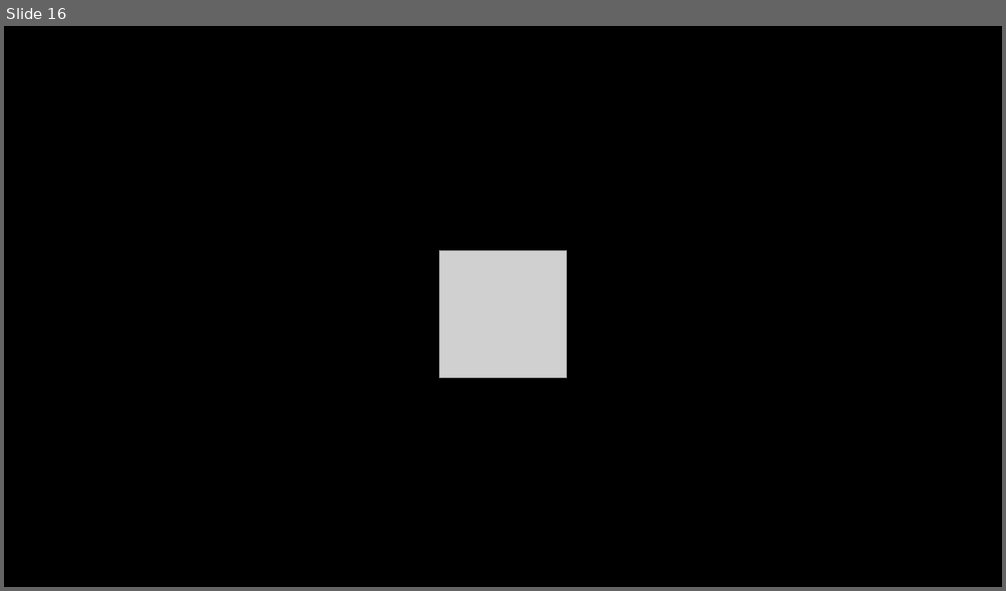
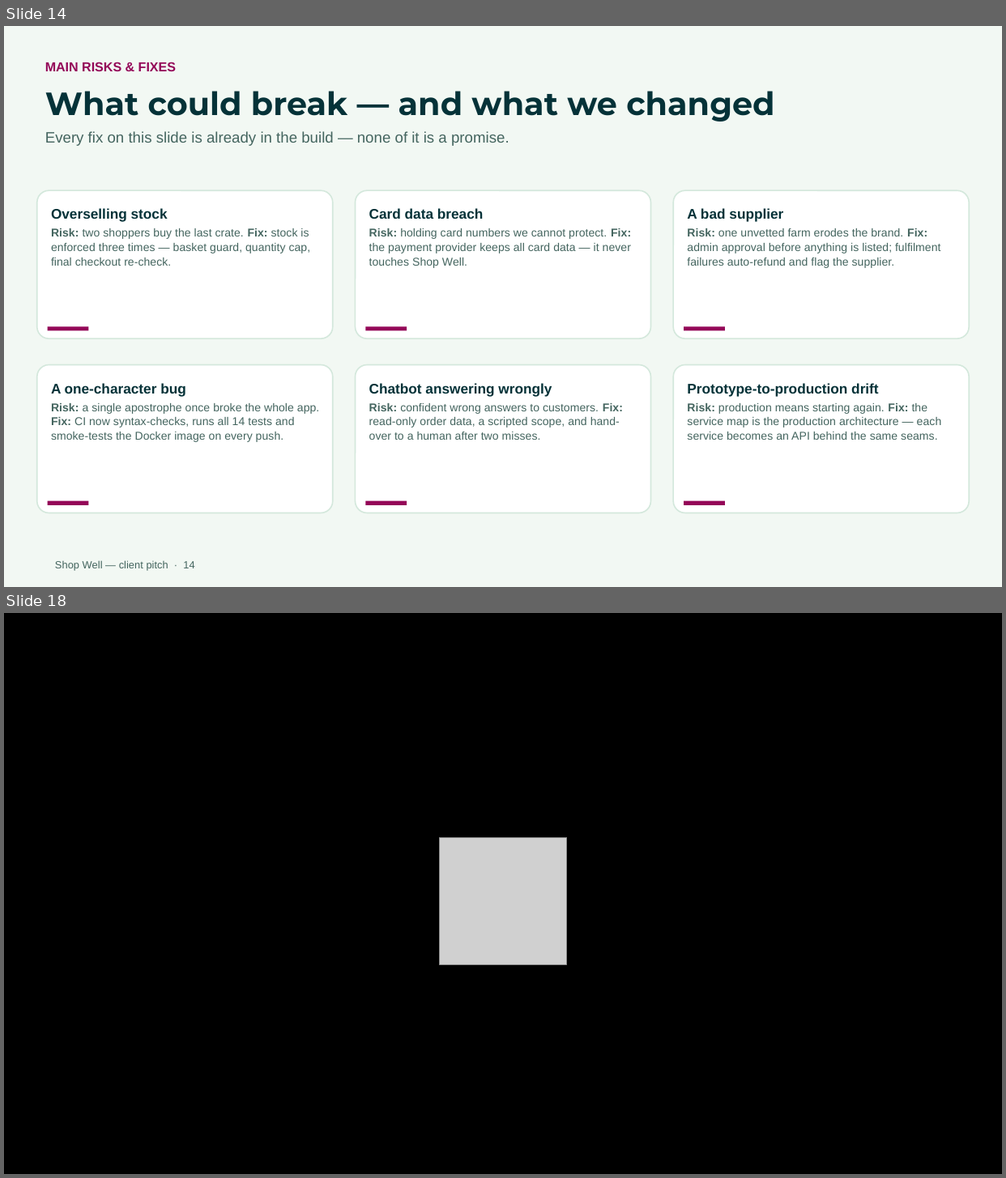
Before and after one commit to George-Pulickan/shopwell, a slide deck: pitch/ShopWell-Pitch.pptx. Shown one above the other, each under a label of ours: slide 16 before the commit, slides 14 and 18 after it; the slides between them are not shown. The pictures are 1006x591 and 1006x1178 pixels, drawn with LibreOffice and Linux fonts; fonts in the diff are those of the drawing; grey boxes stand for pictures; background and template pictures are left out. Boxes give left, top, right and bottom in pixels: in the first picture for what was removed or moved away, otherwise in the second. Text is boxed around its words. In the diff, an @@ line names an element or a change of style, - is before the commit and + after.

```diff
--- a/pitch/ShopWell-Pitch.pptx
+++ b/pitch/ShopWell-Pitch.pptx
@@ slide 14 added at <box>4,26,1002,587</box>, background #000000 @@
@@ rectangle added at <box>4,26,1002,587</box>, fill #F2F8F3 @@
@@ text added at <box>45,62,774,146</box>, 10.9 pt, text #44655F @@
+MAIN RISKS & FIXES
+What could break — and what we changed
+Every fix on this slide is already in the build — none of it is a promise.
@@ rounded rectangle added at <box>37,190,332,339</box>, fill #FFFFFF, outline #D4E8DC 0.94 pt, 8.2 pt, text #44655F @@
+Overselling stock
+Risk: two shoppers buy the last crate. Fix: stock is enforced three times — basket guard, quantity cap, final checkout re-check.
@@ rounded rectangle added at <box>356,190,650,339</box>, fill #FFFFFF, outline #D4E8DC 0.94 pt, 8.2 pt, text #44655F @@
+Card data breach
+Risk: holding card numbers we cannot protect. Fix: the payment provider keeps all card data — it never touches Shop Well.
@@ rounded rectangle added at <box>674,190,969,339</box>, fill #FFFFFF, outline #D4E8DC 0.94 pt, 8.2 pt, text #44655F @@
+A bad supplier
+Risk: one unvetted farm erodes the brand. Fix: admin approval before anything is listed; fulfilment failures auto-refund and flag the supplier.
@@ rectangle added at <box>48,327,89,331</box>, fill #940758 @@
@@ rectangle added at <box>365,327,406,331</box>, fill #940758 @@
@@ rectangle added at <box>684,327,725,331</box>, fill #940758 @@
@@ rounded rectangle added at <box>37,365,332,514</box>, fill #FFFFFF, outline #D4E8DC 0.94 pt, 8.2 pt, text #44655F @@
+A one-character bug
+Risk: a single apostrophe once broke the whole app. Fix: CI now syntax-checks, runs all 14 tests and smoke-tests the Docker image on every push.
@@ rounded rectangle added at <box>356,365,650,514</box>, fill #FFFFFF, outline #D4E8DC 0.94 pt, 8.2 pt, text #44655F @@
+Chatbot answering wrongly
+Risk: confident wrong answers to customers. Fix: read-only order data, a scripted scope, and hand-over to a human after two misses.
@@ rounded rectangle added at <box>674,365,969,514</box>, fill #FFFFFF, outline #D4E8DC 0.94 pt, 8.2 pt, text #44655F @@
+Prototype-to-production drift
+Risk: production means starting again. Fix: the service map is the production architecture — each service becomes an API behind the same seams.
@@ rectangle added at <box>48,501,89,505</box>, fill #940758 @@
@@ rectangle added at <box>365,501,406,505</box>, fill #940758 @@
@@ rectangle added at <box>684,501,725,505</box>, fill #940758 @@
@@ text added at <box>55,561,194,571</box>, 7.5 pt, text #44655F @@
+Shop Well — client pitch · 14
@@ what was slide 16 is now slide 18 @@
```
Also in this commit, not shown: 9 slides changed, 1 other slide added.
